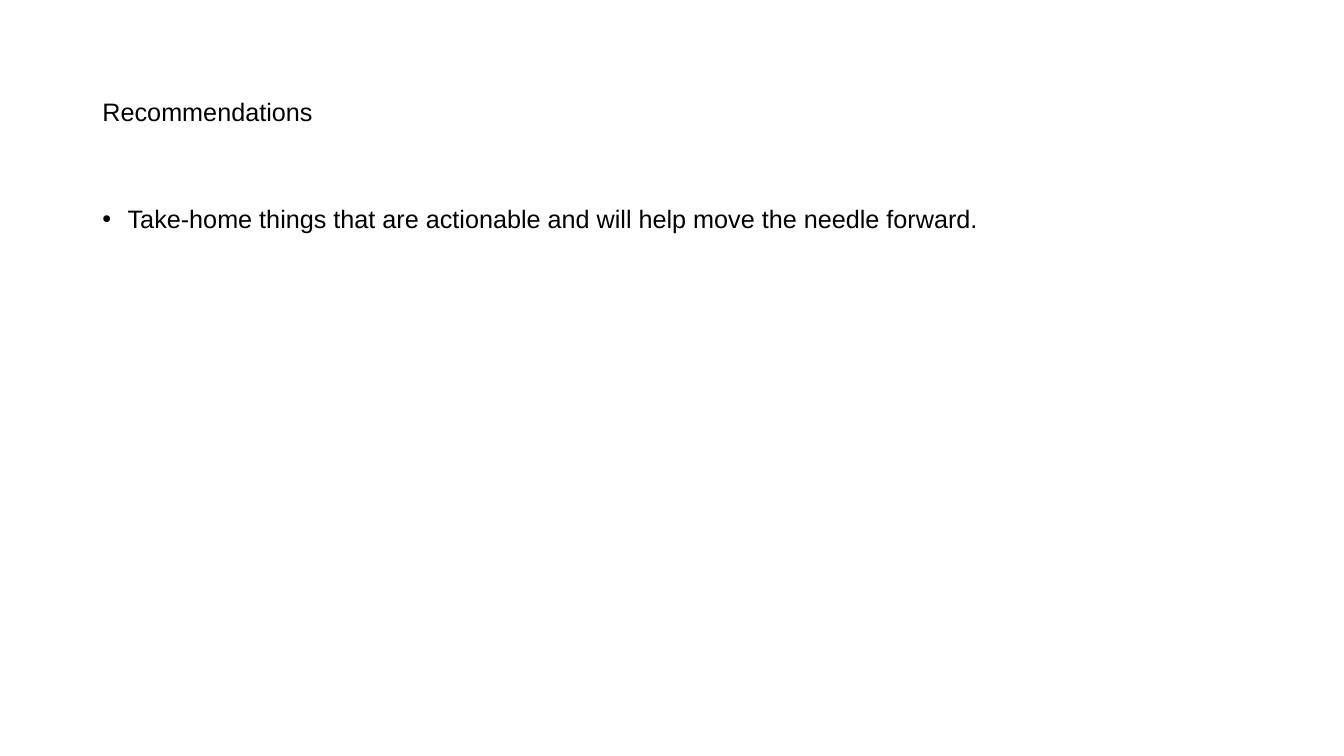
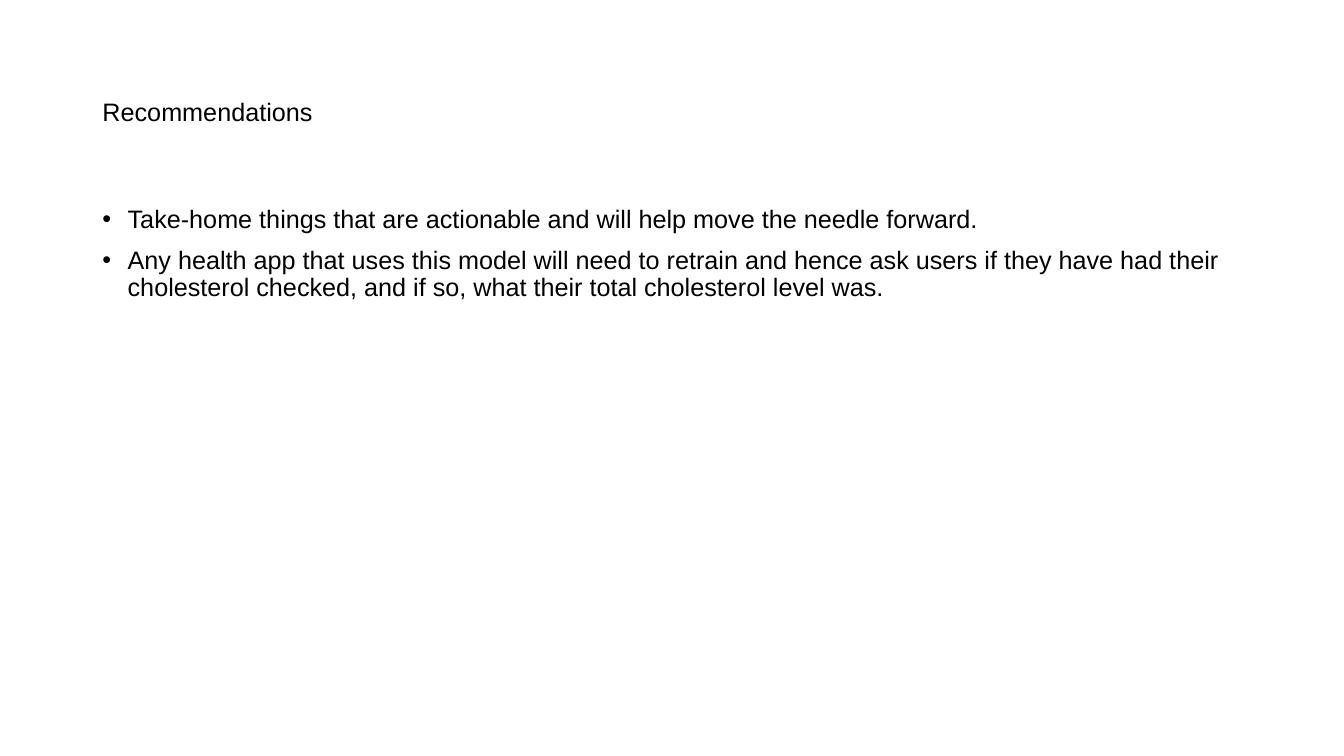
Before and after one commit to mathisme/ThinkfulDSFinalCapstone, a slide deck: slide 11 of Presentation.pptx. Drawn at 1344x756 pixels with LibreOffice and Linux fonts; fonts in the diff are those of the drawing. Boxes give left, top, right and bottom in pixels: in the first picture for what was removed or moved away, otherwise in the second. Text is boxed around its words. In the diff, an @@ line names an element or a change of style, - is before the commit and + after.

Commit message:
started working on presentation

```diff
--- a/Presentation.pptx
+++ b/Presentation.pptx
@@ text at (x1=128, y1=250, x2=1218, y2=300): paragraph added @@
+• Any health app that uses this model will need to retrain and hence ask users if they have had their cholesterol checked, and if so, what their total cholesterol level was.
```
